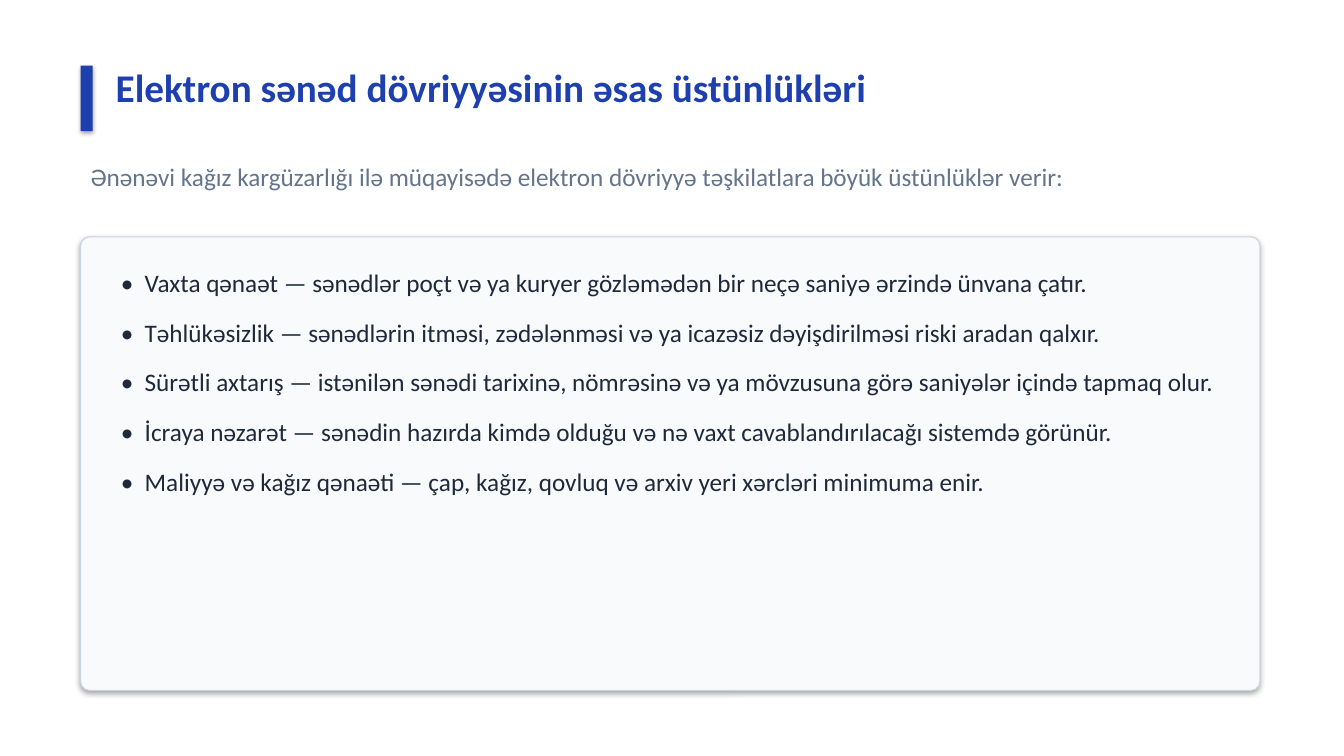
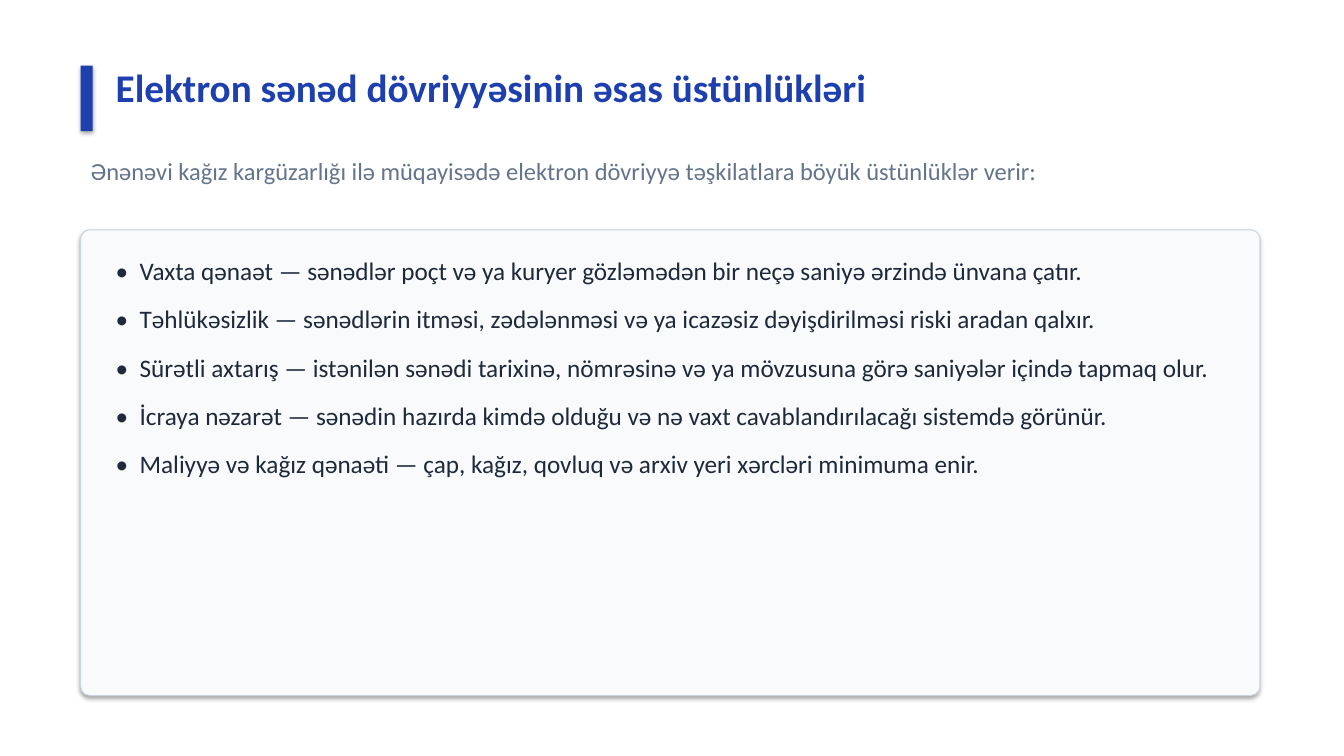
Before and after one commit to elcann7/aztu, a slide deck: slide 3 of Elcan_Seferli_6326A2_Serbest_Is.pptx. Drawn at 1344x756 pixels with LibreOffice and Linux fonts; fonts in the diff are those of the drawing. Boxes give left, top, right and bottom in pixels: in the first picture for what was removed or moved away, otherwise in the second. Text is boxed around its words. In the diff, an @@ line names an element or a change of style, - is before the commit and + after.

```diff
--- a/Elcan_Seferli_6326A2_Serbest_Is.pptx
+++ b/Elcan_Seferli_6326A2_Serbest_Is.pptx
@@ text "Ənənəvi kağız kargüzarlığı ilə müqayisədə ..." at (91,163,1036,184): size 18 to 17.5 pt @@
@@ rounded rectangle: place and size @@
-rounded rectangle at (81,237,1260,691)
+rounded rectangle at (81,230,1260,696)
@@ text "• Vaxta qənaət — sənədlər ...": place and size @@
-text "• Vaxta qənaət — sənədlər ..." at (145,274,1213,496)
+text "• Vaxta qənaət — sənədlər ..." at (140,262,1208,478)
@@ text "• Vaxta qənaət — sənədlər ..." at (140,262,1208,478): less space between paragraphs @@
```
Also in this commit, not shown: 6 other slides changed, 1 other file.
